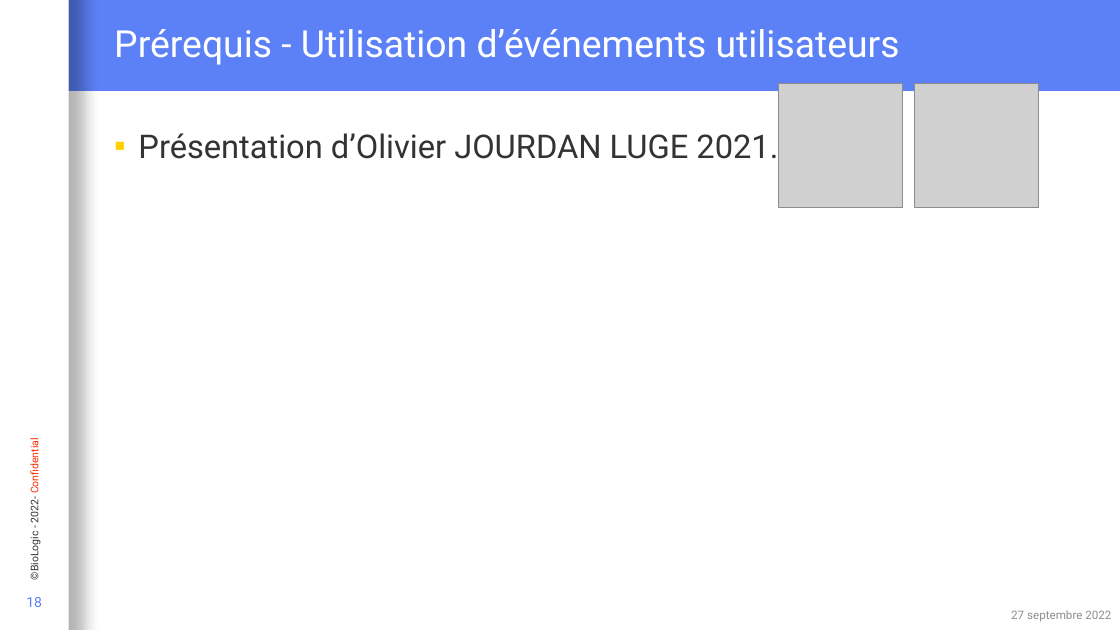
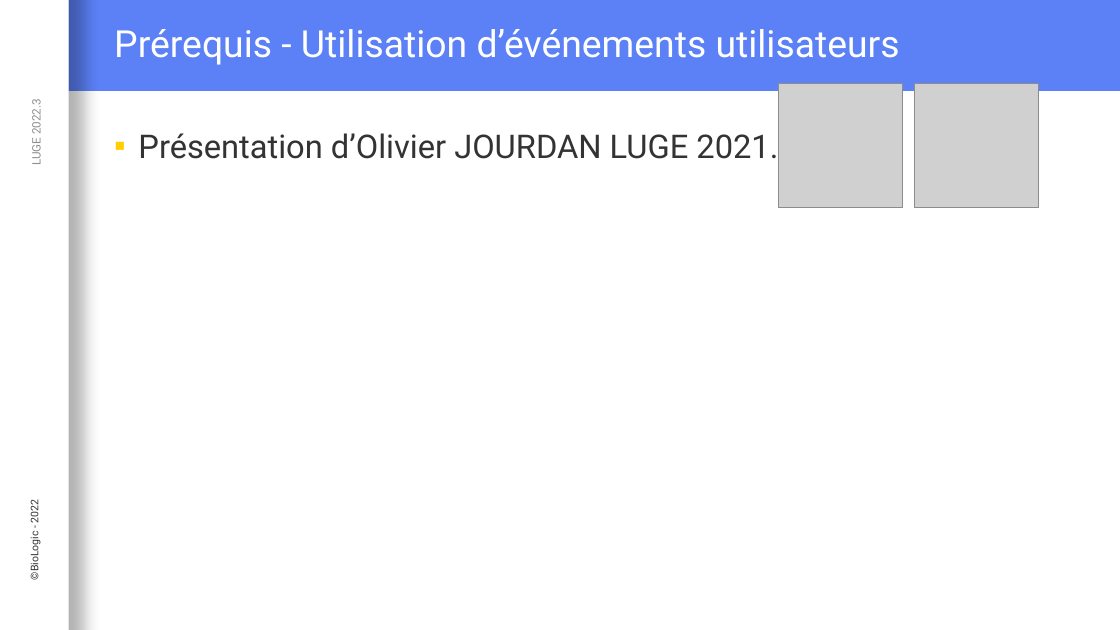
Before and after one commit to Loysse/PostLVUserEvent_Demo, a slide deck: slide 18 of Interaction événementielle entre du code C et LabVIEW.pptx. Drawn at 1120x630 pixels with LibreOffice and Linux fonts; fonts in the diff are those of the drawing; grey boxes stand for pictures; background and template pictures are left out. Boxes give left, top, right and bottom in pixels: in the first picture for what was removed or moved away, otherwise in the second. Text is boxed around its words. In the diff, an @@ line names an element or a change of style, - is before the commit and + after.

```diff
--- a/Interaction événementielle entre du code C et LabVIEW.pptx
+++ b/Interaction événementielle entre du code C et LabVIEW.pptx
@@ text added at (x1=29, y1=102, x2=44, y2=164), 10 pt, text #909090 @@
+LUGE 2022.3
@@ text at (x1=27, y1=502, x2=41, y2=579): text changed @@
-©BioLogic - 2022- Confidential
+©BioLogic - 2022
@@ page number removed at (x1=26, y1=597, x2=42, y2=607) @@
-18
@@ text removed at (x1=1011, y1=610, x2=1111, y2=621) @@
-27 septembre 2022
```
Also in this commit, not shown: 27 other slides changed, 7 slides added, 6 slides removed.
